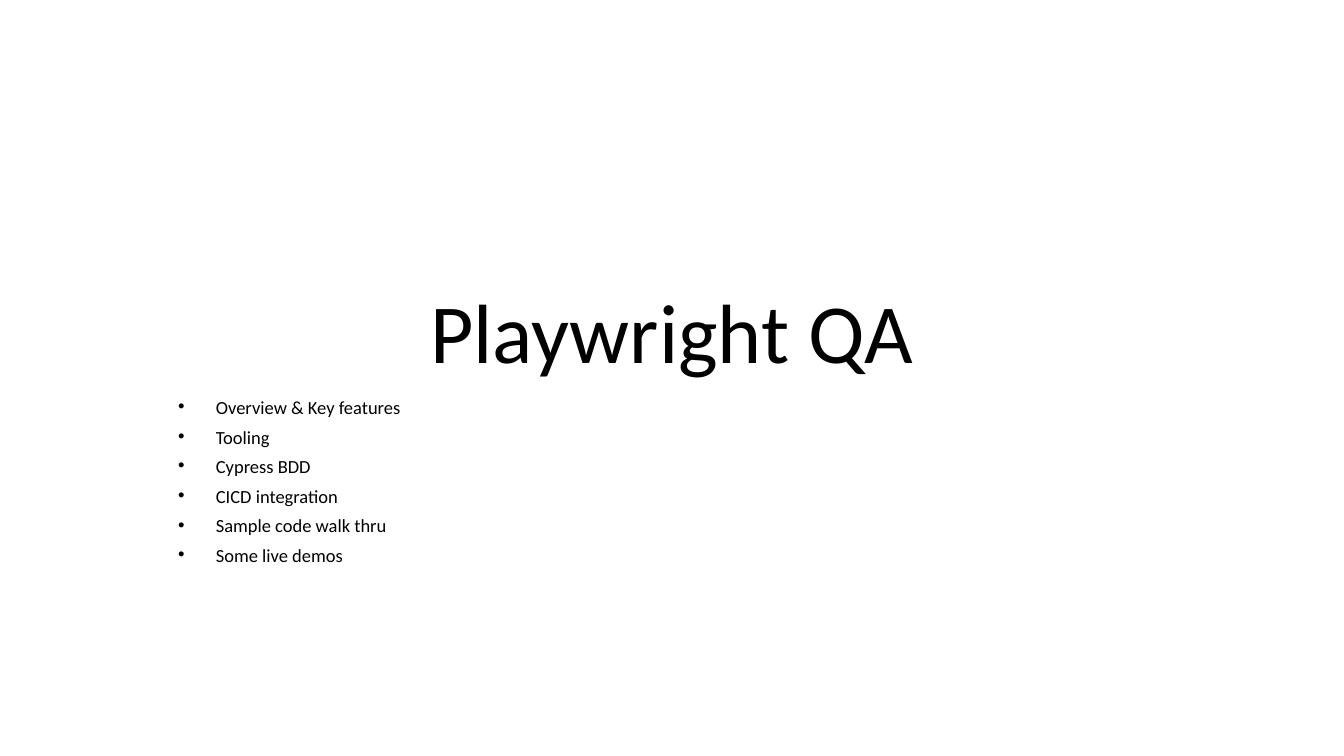
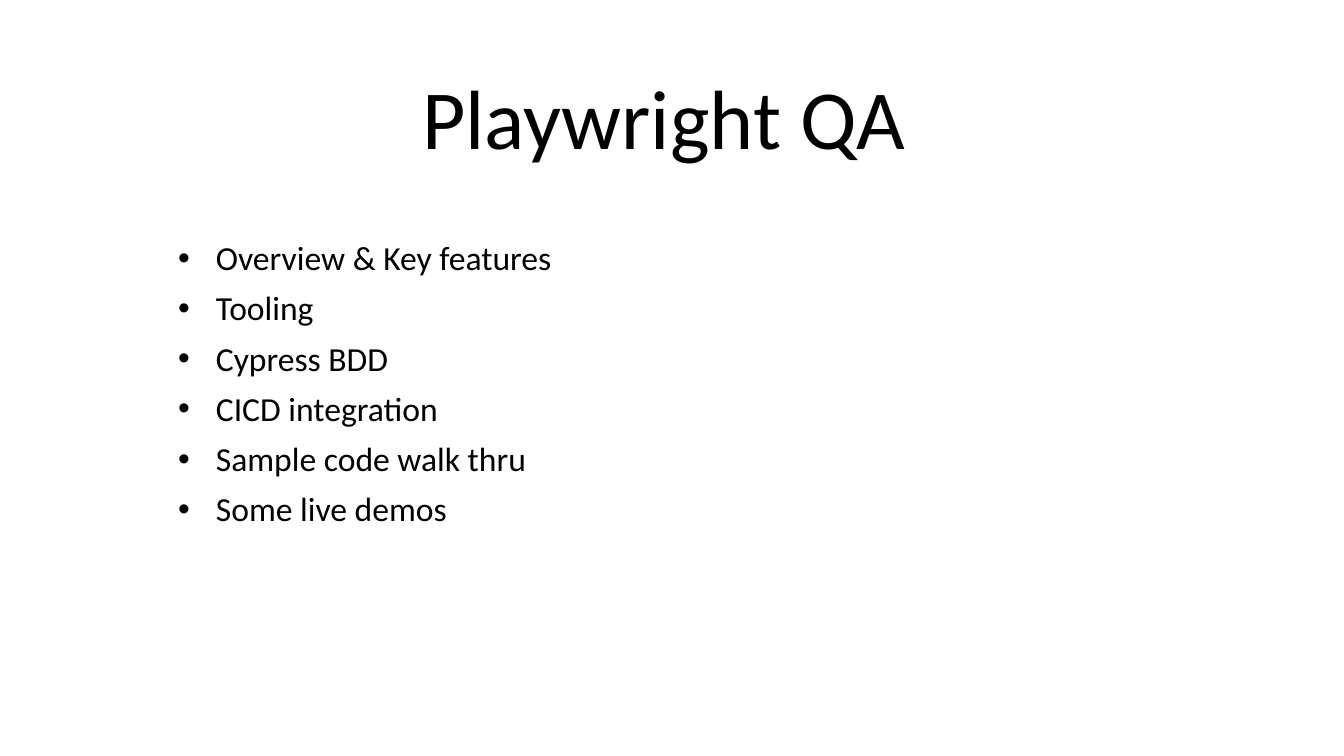
Before and after one commit to umesh-prabhu/demo1, a slide deck: slide 1 of playwr-ppt.pptx. Drawn at 1344x756 pixels with LibreOffice and Linux fonts; fonts in the diff are those of the drawing. Boxes give left, top, right and bottom in pixels: in the first picture for what was removed or moved away, otherwise in the second. Text is boxed around its words. In the diff, an @@ line names an element or a change of style, - is before the commit and + after.

```diff
--- a/playwr-ppt.pptx
+++ b/playwr-ppt.pptx
@@ title "Playwright QA": place and size @@
-title "Playwright QA" at box(430, 304, 913, 378)
+title "Playwright QA" at box(422, 90, 905, 164)
@@ subtitle "Overview & Key features": place and size @@
-subtitle "Overview & Key features" at box(216, 401, 401, 562)
+subtitle "Overview & Key features" at box(216, 247, 551, 522)
@@ subtitle "Overview & Key features" at box(216, 247, 551, 522): size 13.2 to 24 pt; line spacing 0.7 to 0.9 @@
```
Also in this commit, not shown: 2 other slides changed, 1 slide added, 10 other files.
